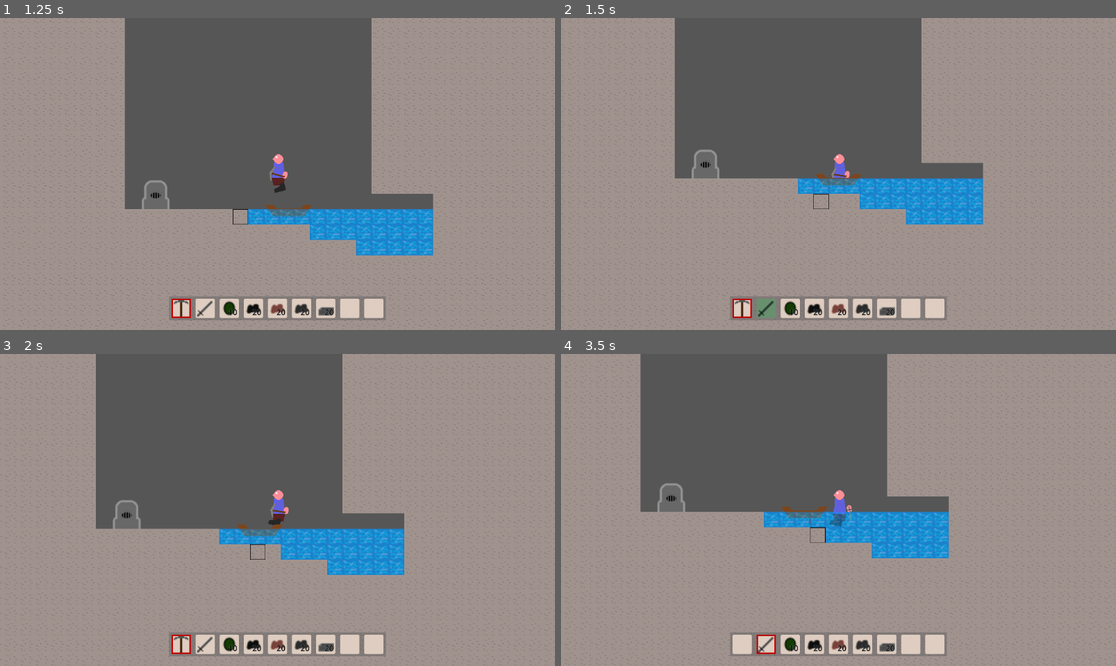
Above: before the commit, frames 1-4 (two rows, left to right).
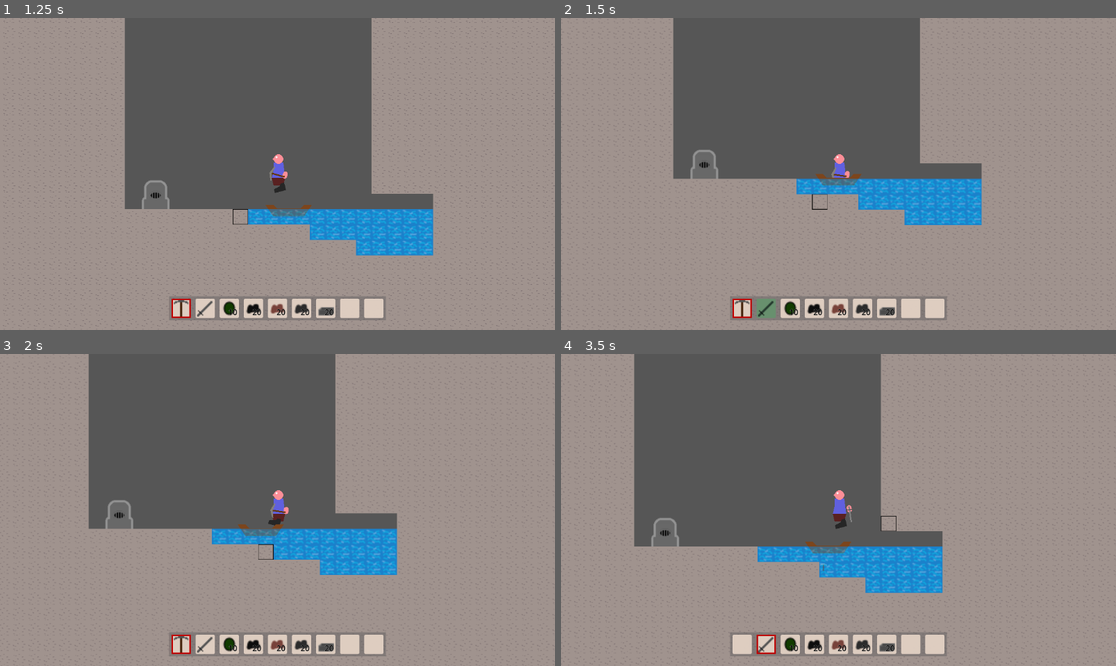
Above: after the commit, the same moments.

Repository: Griiimon/2D-Mining-Sandbox
Game: Godot game, scene res://game/tests/boat/boat_test.tscn
Same seed, same stepped clock (60 frames per second), same inputs: the game is played once before the commit and once after it. This scene is started directly instead of the project's main scene. The engine's default icon, where the game draws it, is replaced by a stand-in: a white triangle on a blue panel in a dark square.
Inputs (mouse positions are in pixels of both pictures, inside the frame that each line leads up to):
- Up to frame 1 (1.25 s): tap Enter at 0.5 s; move the mouse to (183, 308) at 0.52 s; hold D (right) from 0.53 s (still down); click (183, 308) at 0.6 s; tap Up (jump) at 0.77 s
- Up to frame 2 (1.5 s): keep holding D (right); move the mouse to (766, 308) at 1.27 s; tap F (change_block_state) at 1.35 s; click (766, 308) at 1.42 s
- Up to frame 3 (2 s): keep holding D (right); tap Up (jump) at 1.52 s
- Up to frame 4 (3.5 s): move the mouse to (788, 644) at 2.02 s; release D (right) at 2.03 s; hold A (left) 2.03-2.78 s; tap X (drop_item) at 2.1 s; click (788, 644) at 2.17 s; move the mouse to (816, 644) at 2.77 s; hold D (right) from 2.78 s (still down); tap E (next_hotbar_item) at 2.85 s; click (816, 644) at 2.92 s; tap Up (jump) at 3.02 s

Frame 1 is identical in both runs. In frame 2, 1.3% of the frame differs, in the area x 0-100%, y 0-99%; in frame 3, 3.3%; in frame 4, 12%.
Error before the commit: Invalid call. Nonexistent function 'on_occupied_physics_process' in base 'CharacterBody2D (Boat)'. (res://game/player/state)

Commit message:
movement

Diff:
--- a/game/vehicles/boat/boat.gd
+++ b/game/vehicles/boat/boat.gd
@@ -18,3 +18,7 @@
 		velocity.y*= (1 - delta * water_damp)
 
 	move_and_slide()
+
+
+func on_occupied_physics_process(delta: float):
+	velocity.x= Input.get_axis("left", "right") * speed
--- a/game/vehicles/boat/boat.tscn
+++ b/game/vehicles/boat/boat.tscn
@@ -15,6 +15,7 @@
 lift = 10.0
 air_damp = 1.0
 water_damp = 3.0
+speed = 30.0
 
 [node name="CollisionShape2D" parent="." index="0"]
 shape = SubResource("RectangleShape2D_r4idu")
